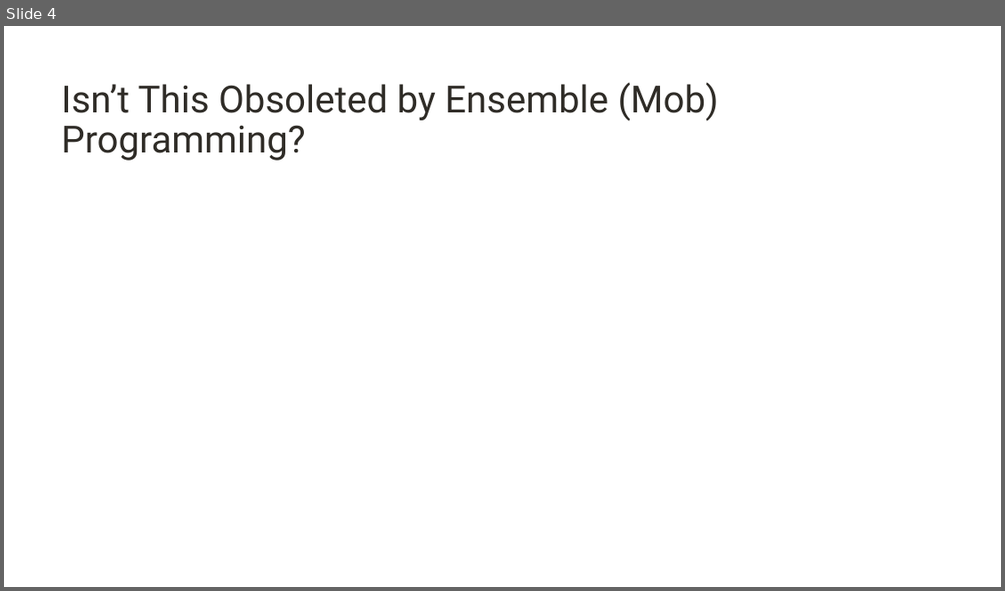
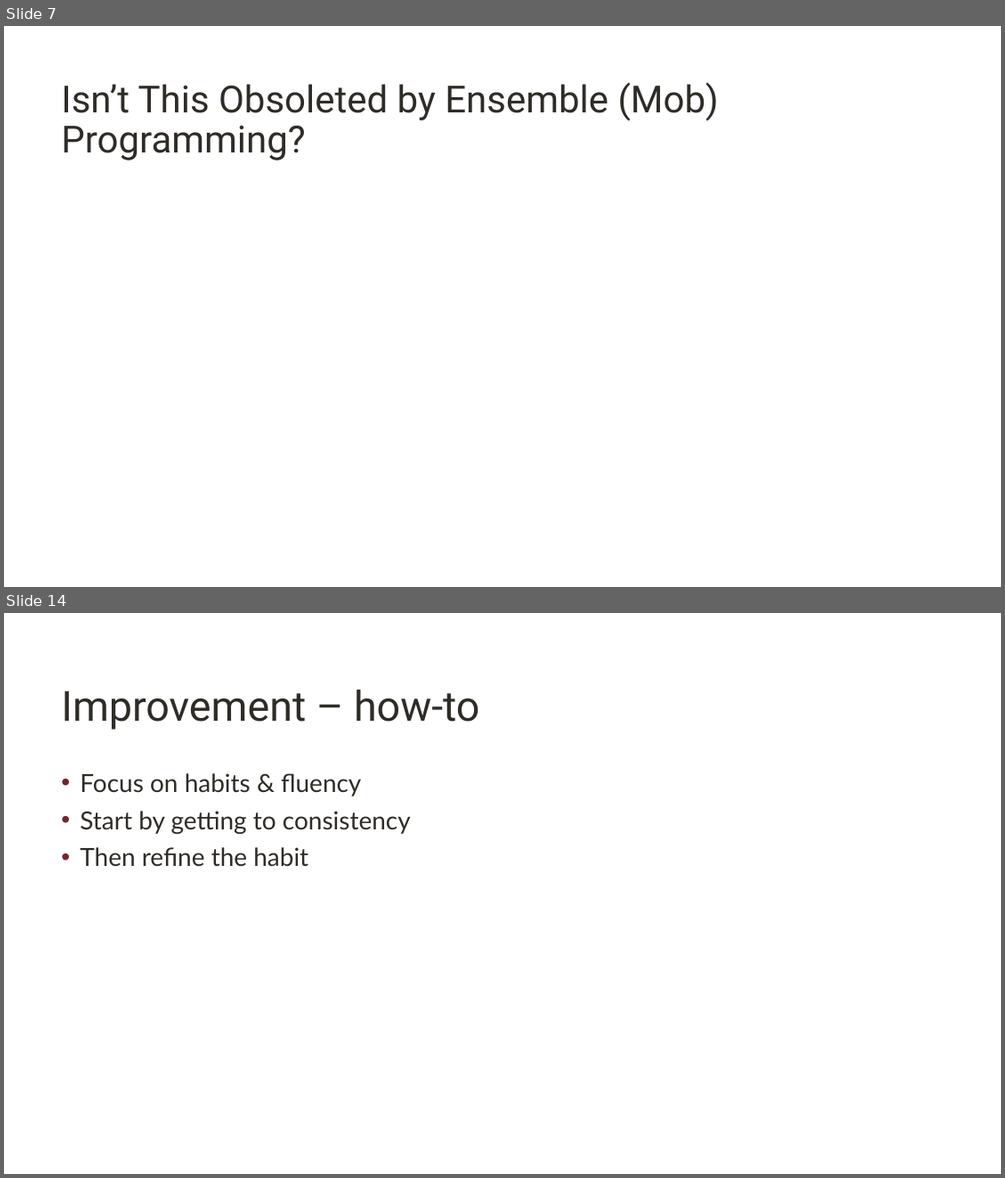
Before and after one commit to digdeeproots/talks, a slide deck: Decks/Craft2023-PromiscuousPairingBeginnerMind.pptx. Shown one above the other, each under a label of ours: slide 4 before the commit, slides 7 and 14 after it; the slides between them are not shown. The pictures are 1005x591 and 1005x1178 pixels, drawn with LibreOffice and Linux fonts; fonts in the diff are those of the drawing; background and template pictures are left out. Boxes give left, top, right and bottom in pixels: in the first picture for what was removed or moved away, otherwise in the second. Text is boxed around its words. In the diff, an @@ line names an element or a change of style, - is before the commit and + after.

```diff
--- a/Decks/Craft2023-PromiscuousPairingBeginnerMind.pptx
+++ b/Decks/Craft2023-PromiscuousPairingBeginnerMind.pptx
@@ slide 14 added at <box>4,613,1001,1174</box>, background #FFFFFF @@
@@ title added at <box>61,690,480,730</box>, 40 pt, text #2F2C27 @@
+Improvement – how-to
@@ text added at <box>80,773,411,867</box>, 24 pt, text #2F2C27 @@
+• Focus on habits & fluency
+• Start by getting to consistency
+• Then refine the habit
@@ what was slide 4 is now slide 7 @@
```
Also in this commit, not shown: 1 slide changed, 13 other slides added.
